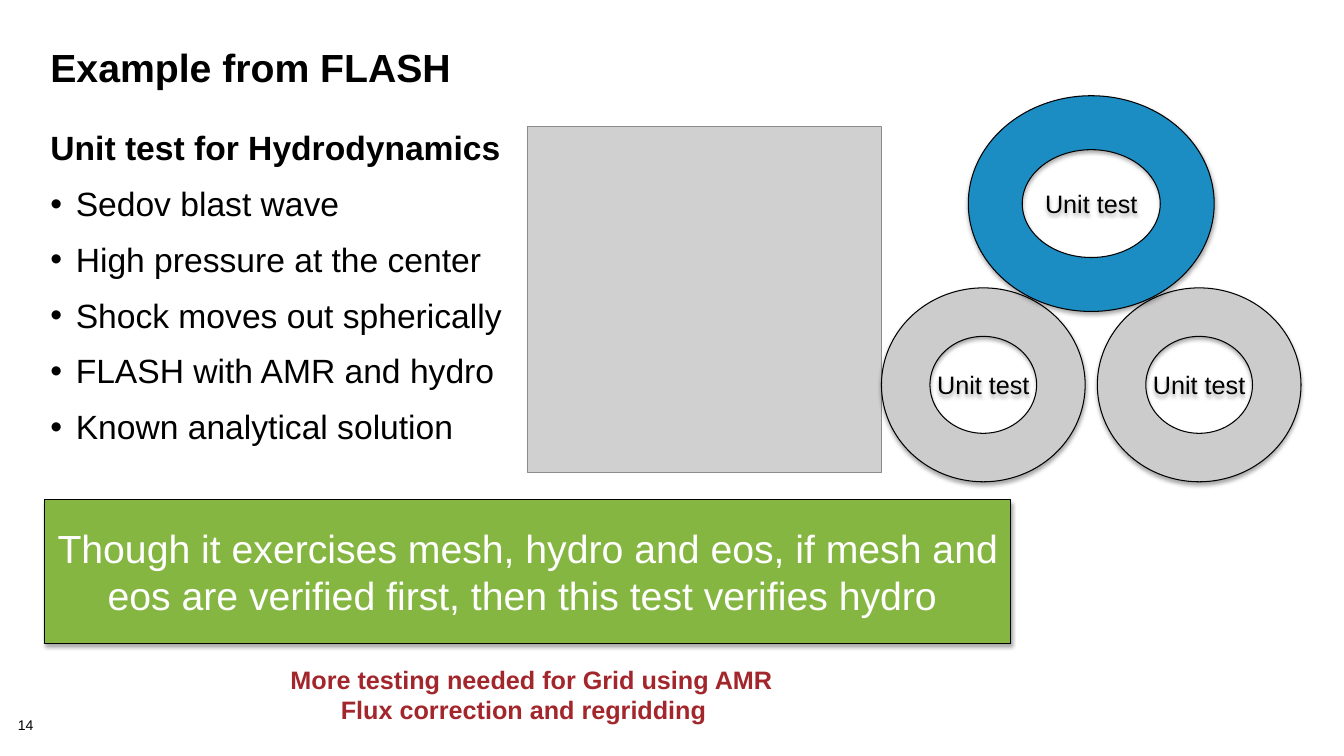
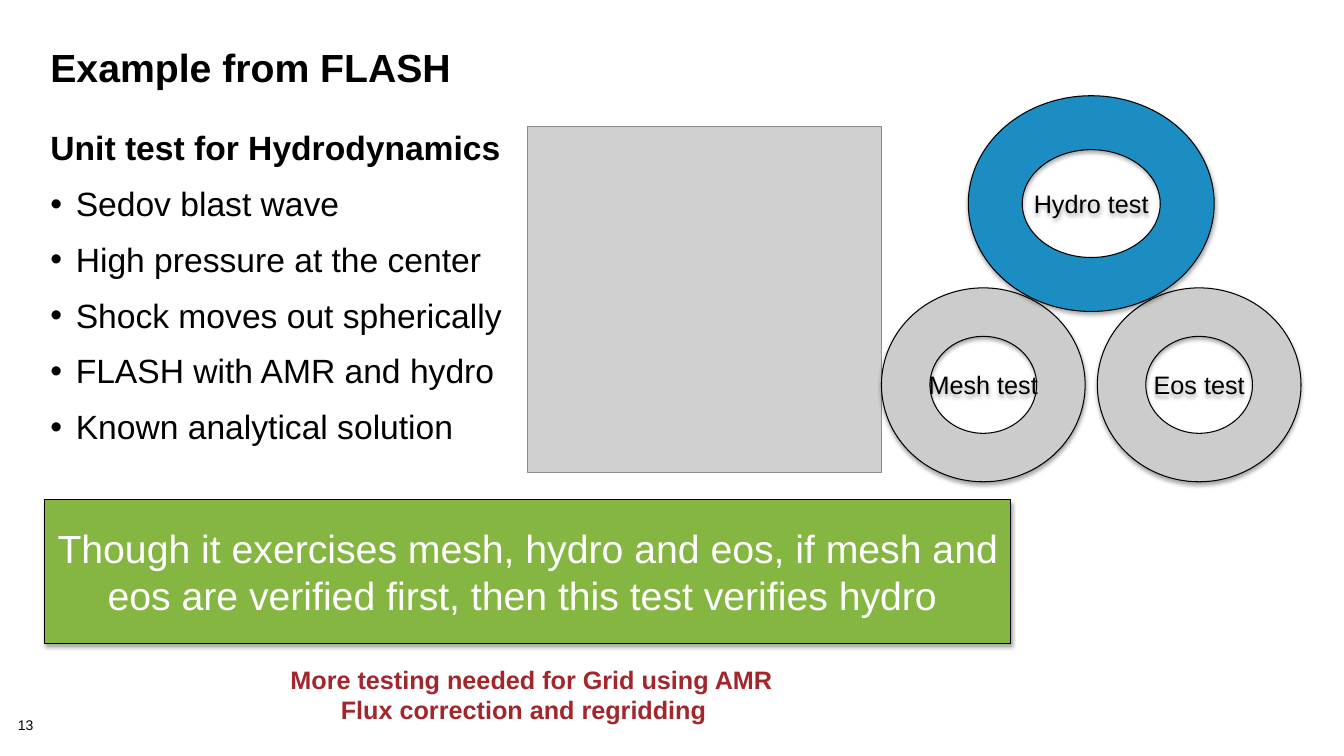
Before and after one commit to betterscientificsoftware/bssw-tutorial, a slide deck: slide 13 of presentations/05-testing.pptx (slide 14 before the commit). Drawn at 1344x756 pixels with LibreOffice and Linux fonts; fonts in the diff are those of the drawing; grey boxes stand for pictures; background and template pictures are left out. Boxes give left, top, right and bottom in pixels: in the first picture for what was removed or moved away, otherwise in the second. Text is boxed around its words. In the diff, an @@ line names an element or a change of style, - is before the commit and + after.

```diff
--- a/presentations/05-testing.pptx
+++ b/presentations/05-testing.pptx
@@ text in donut at <box>1034,194,1149,218</box>: text changed @@
-Unit test
+Hydro test
@@ text in donut at <box>929,374,1038,400</box>: text changed @@
-Unit test
+Mesh test
@@ text in donut at <box>1154,376,1245,395</box>: text changed @@
-Unit test
+Eos test
@@ page number at <box>18,720,34,730</box>: text changed @@
-14
+13
```
Also in this commit, not shown: 14 other slides changed, 5 slides removed, 2 other files.
